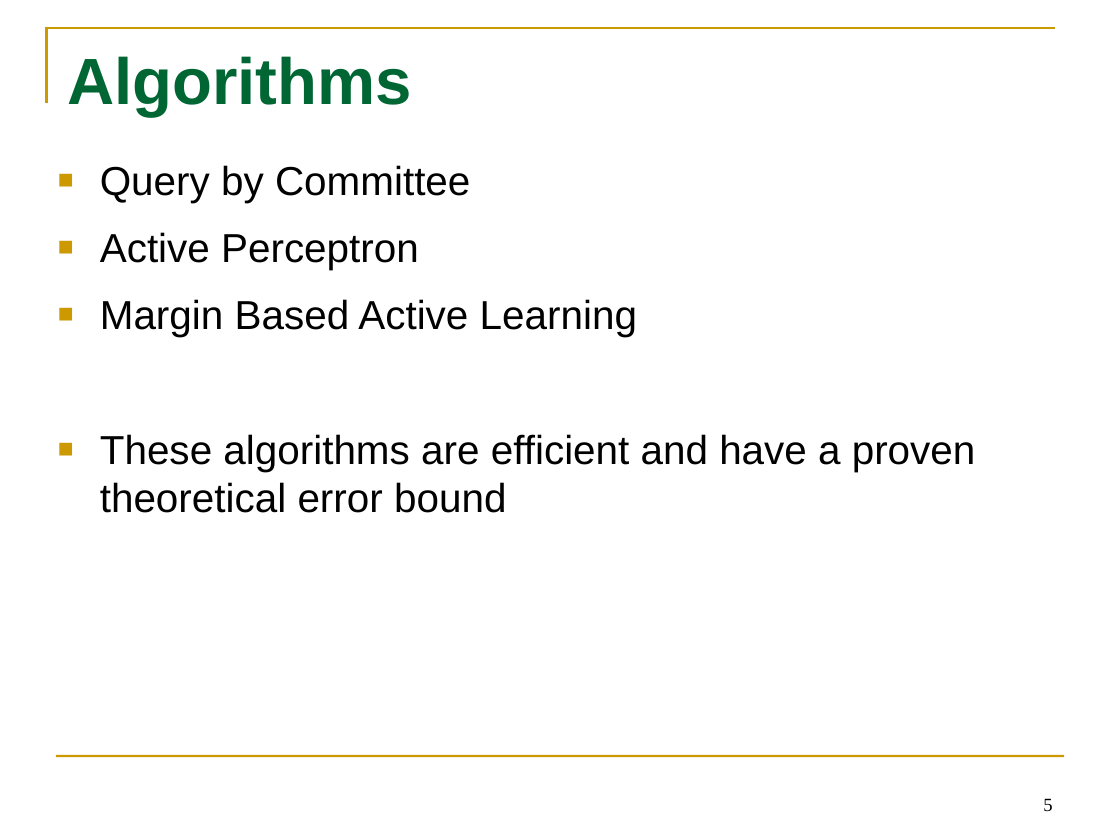
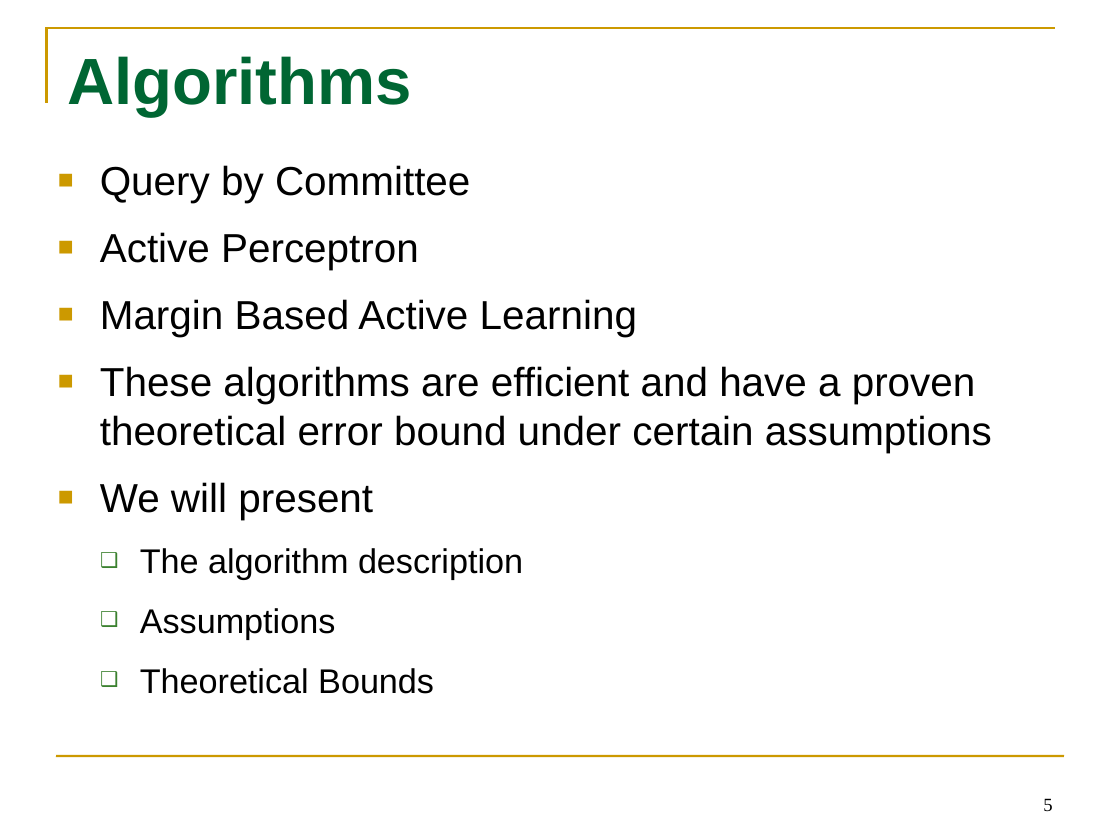
Before and after one commit to tttyy/Active-Learning, a slide deck: slide 5 of presentation/Activelearning.pptx. Drawn at 1120x840 pixels with LibreOffice and Linux fonts; fonts in the diff are those of the drawing. Boxes give left, top, right and bottom in pixels: in the first picture for what was removed or moved away, otherwise in the second. Text is boxed around its words. In the diff, an @@ line names an element or a change of style, - is before the commit and + after.

```diff
--- a/presentation/Activelearning.pptx
+++ b/presentation/Activelearning.pptx
@@ text at [100,366,992,694]: text changed @@
-■ These algorithms are efficient and have a proven theoretical error bound
+■ These algorithms are efficient and have a proven theoretical error bound under certain assumptions
+■ We will present
+  ❑ The algorithm description
+  ❑ Assumptions
+  ❑ Theoretical Bounds
```
Also in this commit, not shown: 5 other slides changed, 2 slides added, 1 slide removed.
